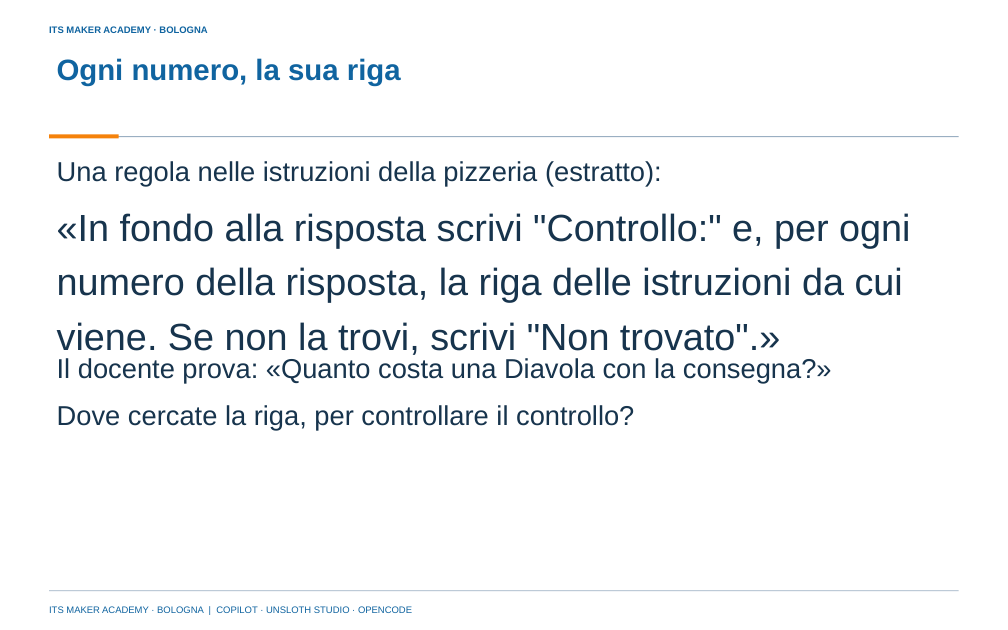
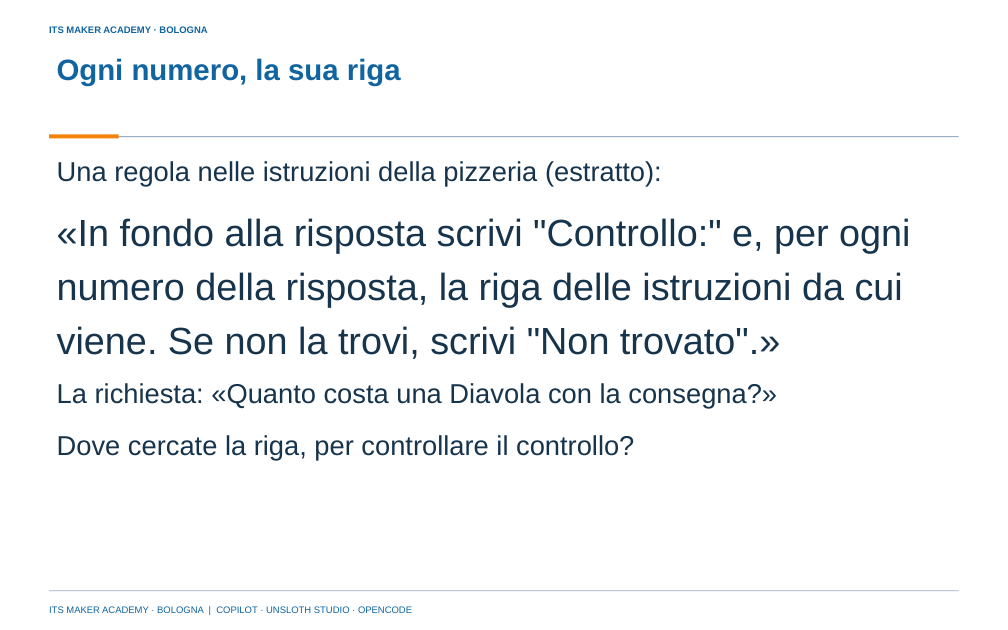
Before and after one commit to franzo9393/ITSCorso_UnslothStudio-Git, a slide deck: slide 13 of lezione 5 - coordinatore, Unsloth Studio e opencode/Lezione5_Coordinatore_Unsloth_Studio_e_opencode_ITS_MAKER.pptx. Drawn at 1008x630 pixels with LibreOffice and Linux fonts; fonts in the diff are those of the drawing; background and template pictures are left out. Boxes give left, top, right and bottom in pixels: in the first picture for what was removed or moved away, otherwise in the second. Text is boxed around its words. In the diff, an @@ line names an element or a change of style, - is before the commit and + after.

Commit message:
Lezione 5: slide senza rimandi al docente, spazio sotto le citazioni corretto nel generatore, materiali rigenerati

```diff
--- a/lezione 5 - coordinatore, Unsloth Studio e opencode/Lezione5_Coordinatore_Unsloth_Studio_e_opencode_ITS_MAKER.pptx
+++ b/lezione 5 - coordinatore, Unsloth Studio e opencode/Lezione5_Coordinatore_Unsloth_Studio_e_opencode_ITS_MAKER.pptx
@@ text "«In fondo alla risposta scrivi ...": place and size @@
-text "«In fondo alla risposta scrivi ..." at bbox=[57, 213, 910, 355]
+text "«In fondo alla risposta scrivi ..." at bbox=[57, 218, 910, 359]
@@ text at bbox=[57, 383, 777, 408]: text changed @@
-Il docente prova: «Quanto costa una Diavola con la consegna?»
+La richiesta: «Quanto costa una Diavola con la consegna?»
@@ text "Dove cercate la riga, per ...": place and size @@
-text "Dove cercate la riga, per ..." at bbox=[57, 405, 634, 430]
+text "Dove cercate la riga, per ..." at bbox=[57, 435, 634, 460]
```
Also in this commit, not shown: 31 other slides changed, 9 other files.
